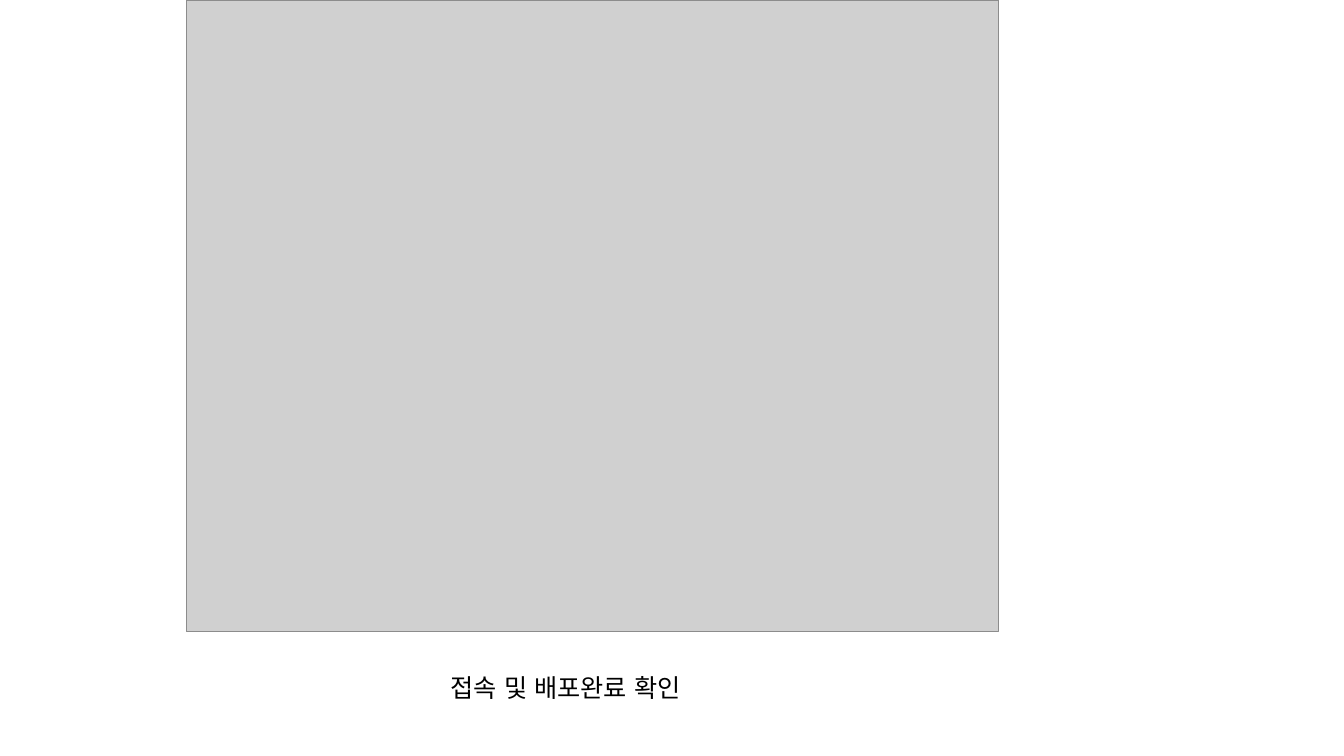
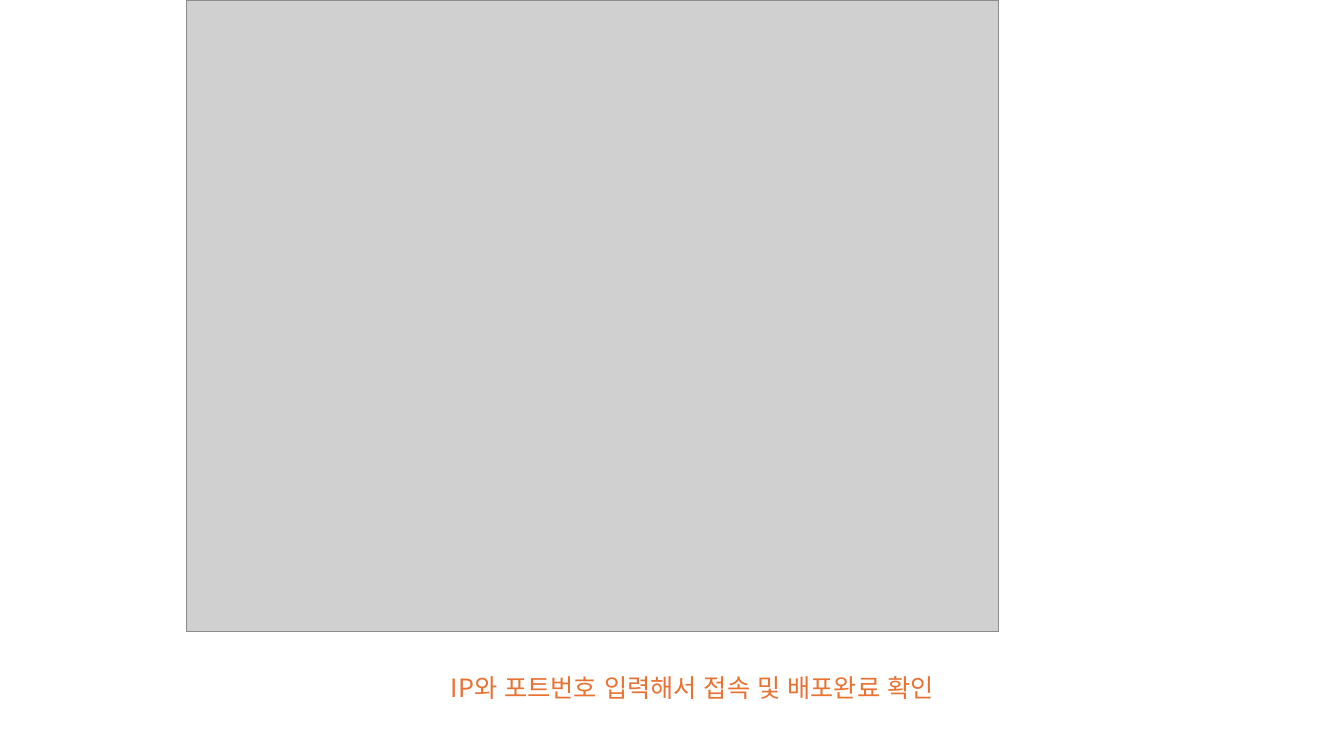
Before and after one commit to sonsungjong/reactjs-app, a slide deck: slide 20 of AWS배포 샘플.pptx. Drawn at 1344x756 pixels with LibreOffice and Linux fonts; fonts in the diff are those of the drawing; grey boxes stand for pictures. Boxes give left, top, right and bottom in pixels: in the first picture for what was removed or moved away, otherwise in the second. Text is boxed around its words. In the diff, an @@ line names an element or a change of style, - is before the commit and + after.

```diff
--- a/AWS배포 샘플.pptx
+++ b/AWS배포 샘플.pptx
@@ text at (451,676,933,699): text changed; text colour #000000 to #E97132 @@
-접속 및 배포완료 확인
+IP와 포트번호 입력해서 접속 및 배포완료 확인
```
Also in this commit, not shown: 9 other slides changed, 8 slides added, 10 slides removed.
